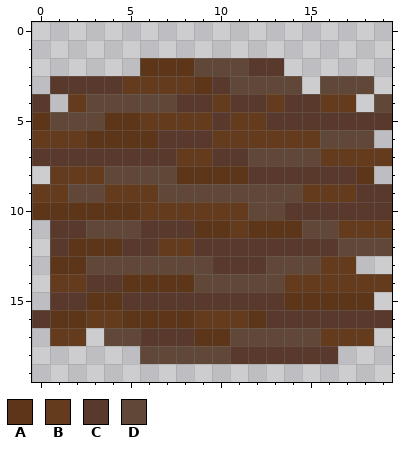
Two states of a pixel-art sprite, src/assets/block/wood/red/middle/wood_red_middle_1.png. That is the earlier state.
The file is 20x20 pixels.
Palette (. is transparent): A #5d3518  B #653b1d  C #59392c  D #604737
Pixels before, first column x 0:
 2 ......AAADDDCC......
 3 .CCCCBBBBACDDDD.DDD.
 4 C.BDDDDDCCBCCBCCBB.D
 5 ADDDAABBBBCBBCCCCCCC
 6 BBBAAAACCCBBBBBBDDD.
 7 CCCCCCCCBBCCDDDDBBBB
 8 .BBBDDDDAAAACCCCCCA.
 9 BBDDBBBDDDDDDDDBBBCC
10 AAAAAABBBBBBDDCCCCCC
11 .CCDDDCCCAABAAADDBBB
12 .CAAACCBBCCCCCCCCDDD
13 .AADDDDDDDCCCDDDBB..
14 .BBCCAAAADDDDDBBBBBB
15 .CCAACCCCCCCCCAAAAA.
16 CAABBAAAABBBACCCCCCC
17 .BB.DDCCCAADDDDDBBB.
18 ......DDDDDCCCCCC...
The result:
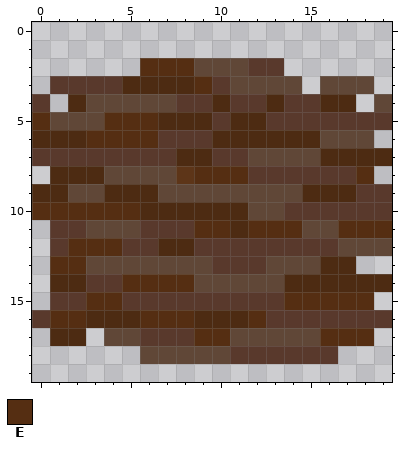
Colours new in this view: E #552e12
From old to new:
colour B: #653b1d -> #4d2b12
Changed rows in their new state; - is a pixel that keeps its letter.
first column x 0:
 2 ------EEE-----------
 3 ---------E----------
 5 E---EEE-------------
 6 ---EEEE-------------
 8 ---------EEE------E-
10 EEEEEE--------------
11 ---------EE-EEE--EEE
12 --EEE---------------
13 -EE-----------------
14 -----EEEE-----------
15 ---EE---------EEEEE-
16 -EE--BEEE---E-------
17 ---------EE-----EEE-
Pixel boxes of the changes (left, top, right, bottom) in both pictures:
changed: (32, 58, 392, 346)
